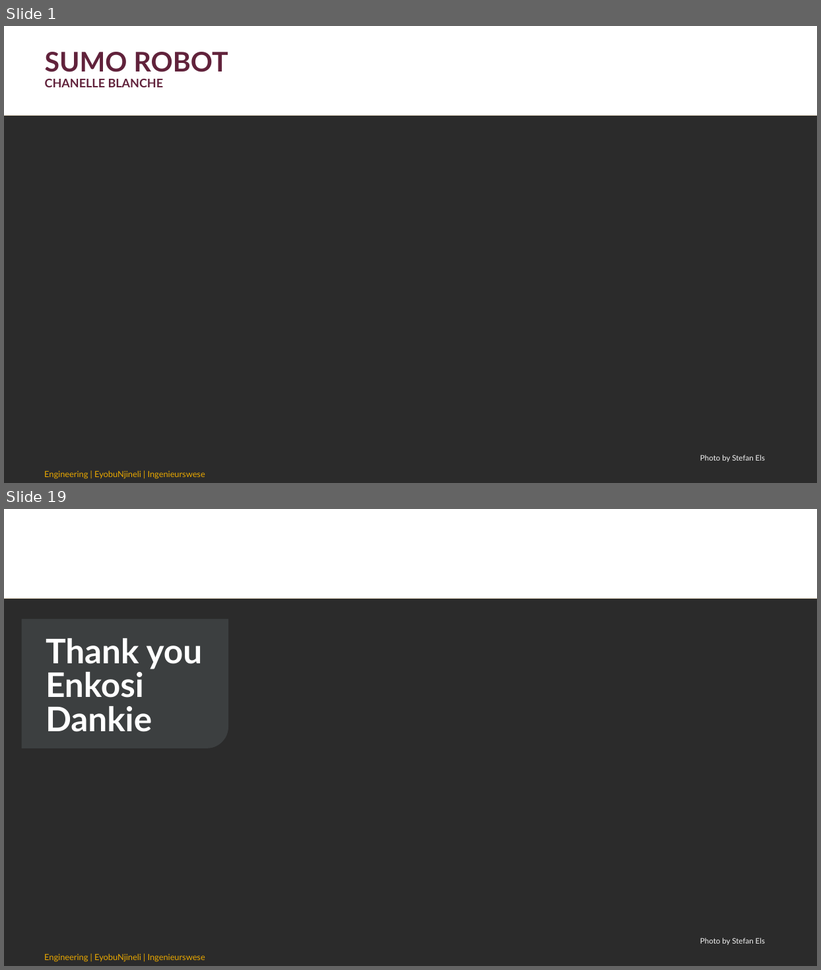
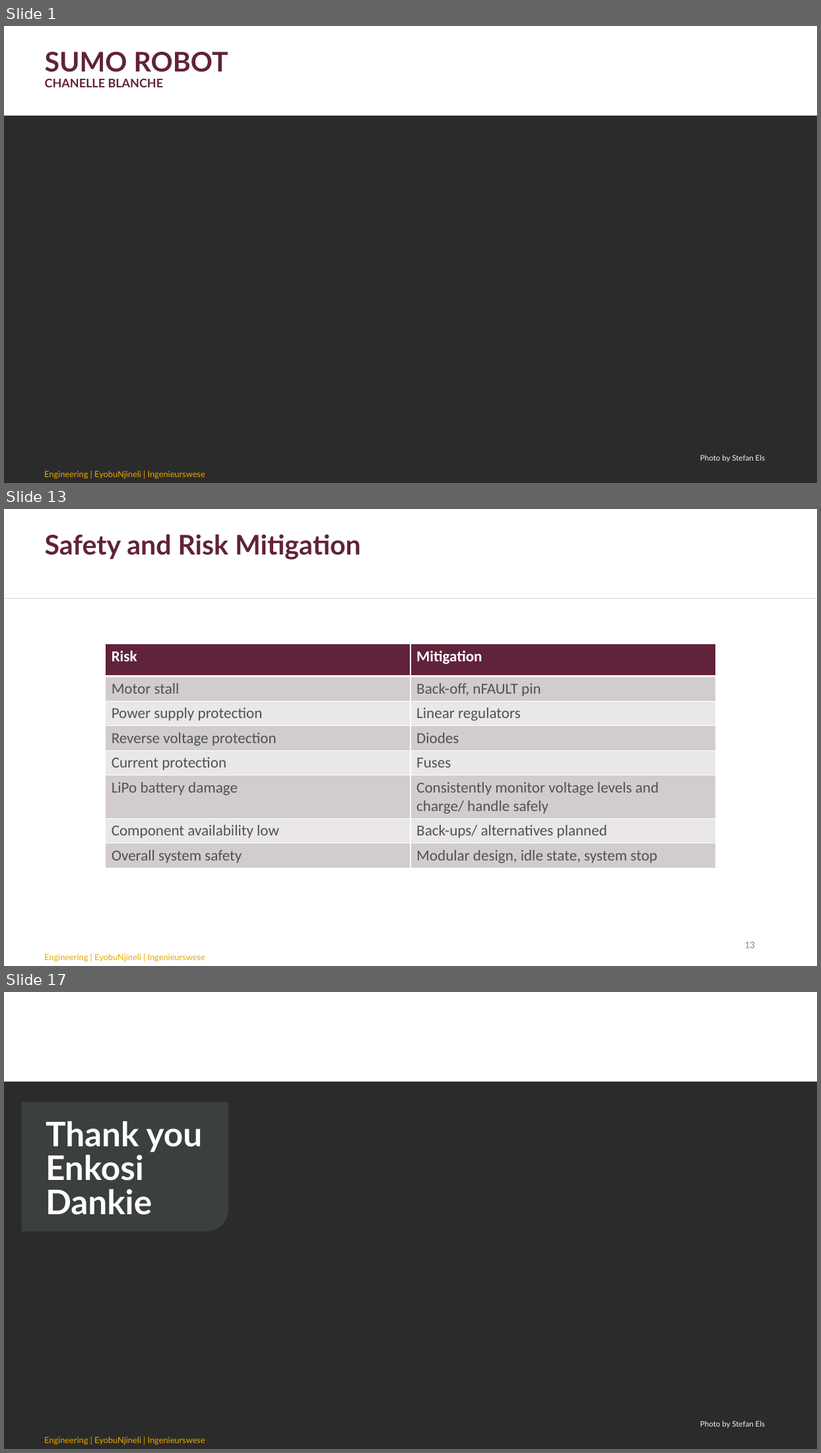
Before and after one commit to chanelleblan/SumobotSkripsie, a slide deck: Presentations/Final_present.pptx. Shown one above the other, each under a label of ours: slides 1 and 19 before the commit, slides 1, 13 and 17 after it; the slides between them are not shown. The pictures are 821x970 and 821x1453 pixels, drawn with LibreOffice and Linux fonts; fonts in the diff are those of the drawing; background and template pictures are left out; a plain dark background stands for a picture behind light text. Boxes give left, top, right and bottom in pixels: in the first picture for what was removed or moved away, otherwise in the second. Text is boxed around its words. In the diff, an @@ line names an element or a change of style, - is before the commit and + after.

```diff
--- a/Presentations/Final_present.pptx
+++ b/Presentations/Final_present.pptx
@@ slide 13 added at <box>4,509,817,966</box>, background #FFFFFF; not listed: 2 template elements that a slide beside it also shows @@
@@ rectangle added at <box>4,509,817,598</box>, fill #FFFFFF @@
@@ title added at <box>45,534,361,560</box>, 32 pt, text #61223B, bold @@
+Safety and Risk Mitigation
@@ table added at <box>105,644,717,867</box>, 8 rows, 2 columns @@
+Risk | Mitigation
+Motor stall | Back-off, nFAULT pin
+Power supply protection | Linear regulators
+Reverse voltage protection | Diodes
+Current protection | Fuses
+LiPo battery damage | Consistently monitor voltage levels and charge/ handle safely
+Component availability low | Back-ups/ alternatives planned
+Overall system safety | Modular design, idle state, system stop
@@ page number added at <box>745,942,755,949</box>, 12 pt, text #878A8B @@
+13
@@ what was slide 19 is now slide 17 @@
```
Also in this commit, not shown: 15 slides changed, 7 other slides added, 6 slides removed.
